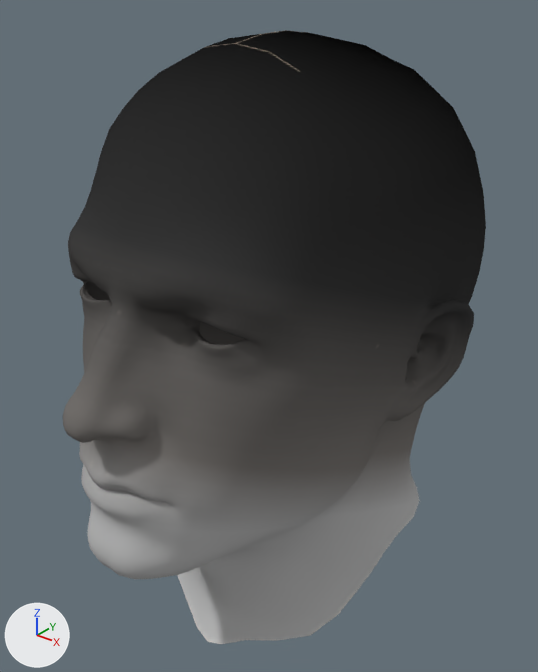
An edit to the Blender file hair_height.blend, drawn before and after from the same camera.
One viewpoint serves both versions: a 50 mm lens placed at (0.206, -0.271, 0.133), pointed at (-0.003, -0.009, -0.029). The lights are fixed; the arrows at lower left show +X, +Y and +Z.

In view in the first picture: 'Head'.
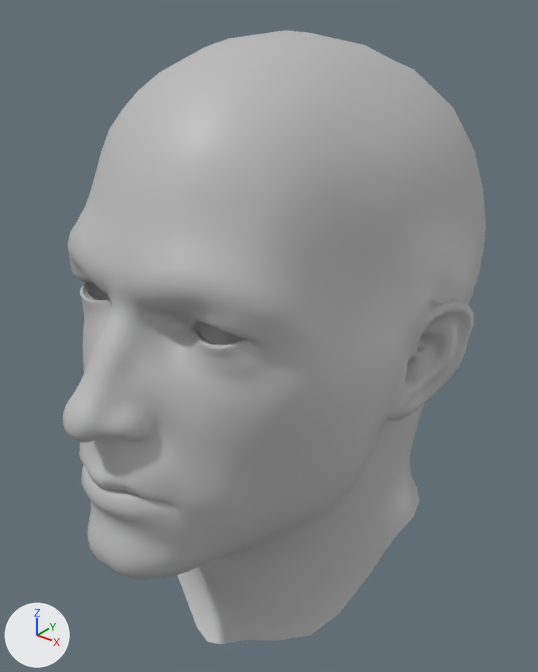
Location of each change, [x1, y1, x2, y2] in pixels of the pictures (538 x 672 px):
'Head', recoloured
    both: [63, 30, 486, 522]

The change, as a list of edits to the scene's bpy script:
```text
Add mat_hair:
    mat_hair = principled_material('Hair')
    mat_hair.base_color = (0.5, 0.5, 0.5)  # grey #bcbcbc
Change me_head:
    where me_head.from_pydata(...)  # 5808 vertices, 5746 faces; spans x -0.088..0.088, y -0.198..0.111, z -0.102..0.126
    remove me_head.materials.append(mat_skin)
    add me_head.materials.append(mat_hair)  # grey #bcbcbc
```
